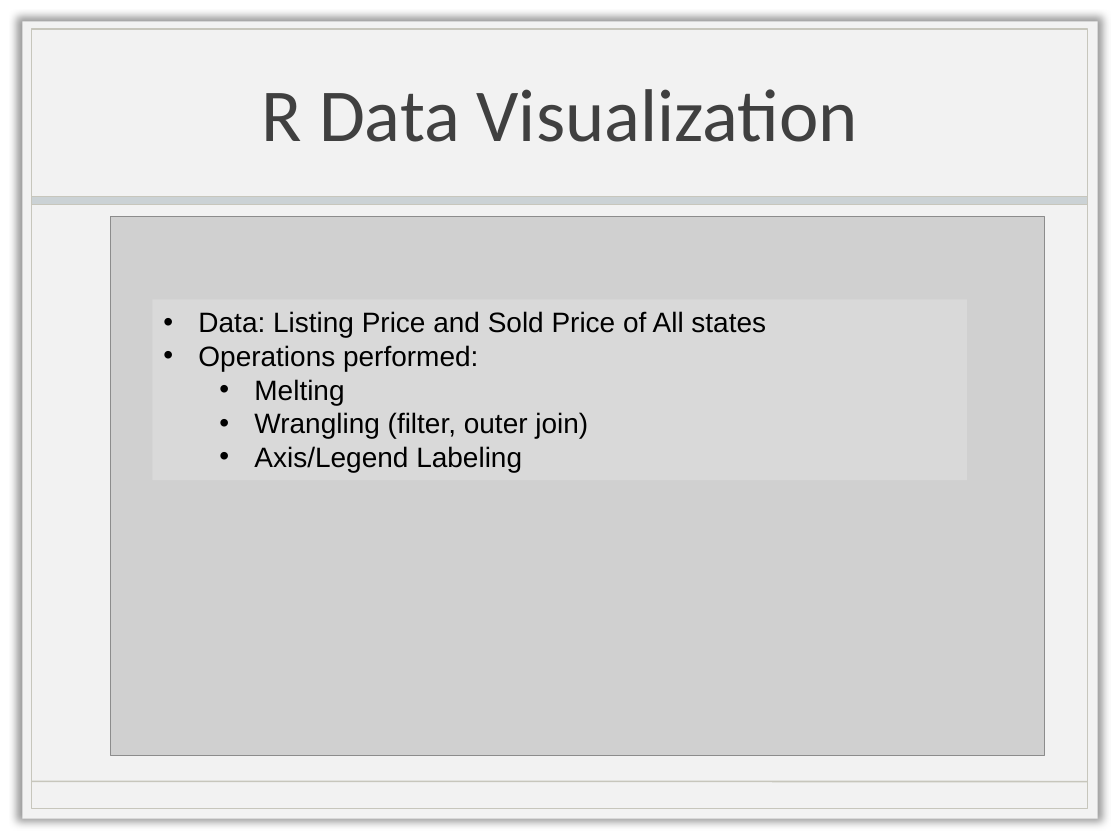
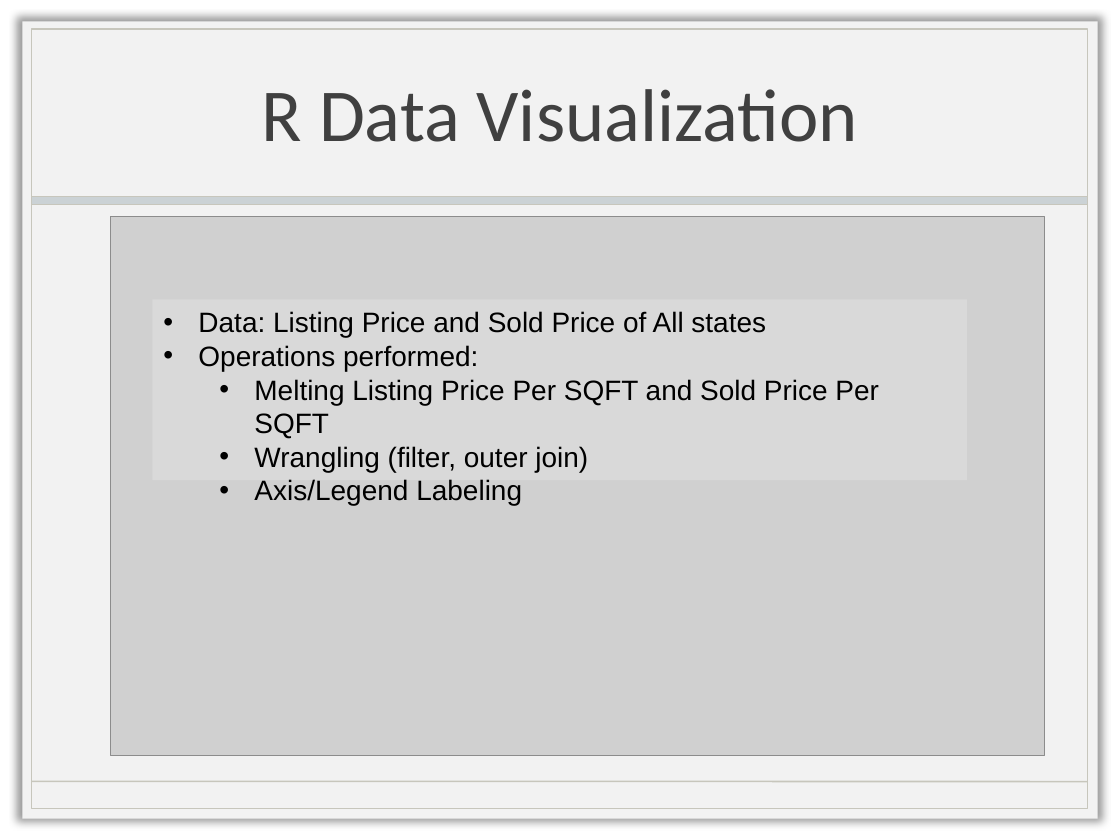
Before and after one commit to sjb2068/DV_FinalProject, a slide deck: slide 9 of CS329E Final Presentation (1).pptx. Drawn at 1120x840 pixels with LibreOffice and Linux fonts; fonts in the diff are those of the drawing; grey boxes stand for pictures; background and template pictures are left out. Boxes give left, top, right and bottom in pixels: in the first picture for what was removed or moved away, otherwise in the second. Text is boxed around its words. In the diff, an @@ line names an element or a change of style, - is before the commit and + after.

```diff
--- a/CS329E Final Presentation (1).pptx
+++ b/CS329E Final Presentation (1).pptx
@@ text in rectangle at box(254, 379, 879, 438): text changed @@
-  • Melting
+  • Melting Listing Price Per SQFT and Sold Price Per SQFT
```
Also in this commit, not shown: 3 other slides changed.
